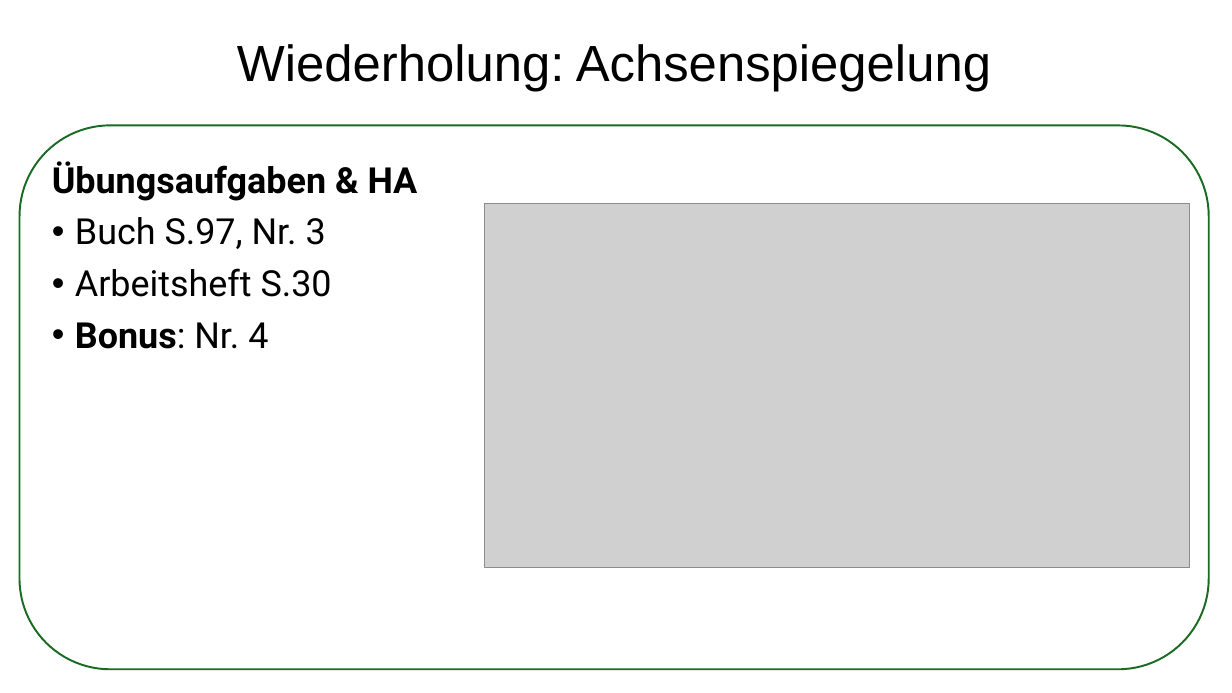
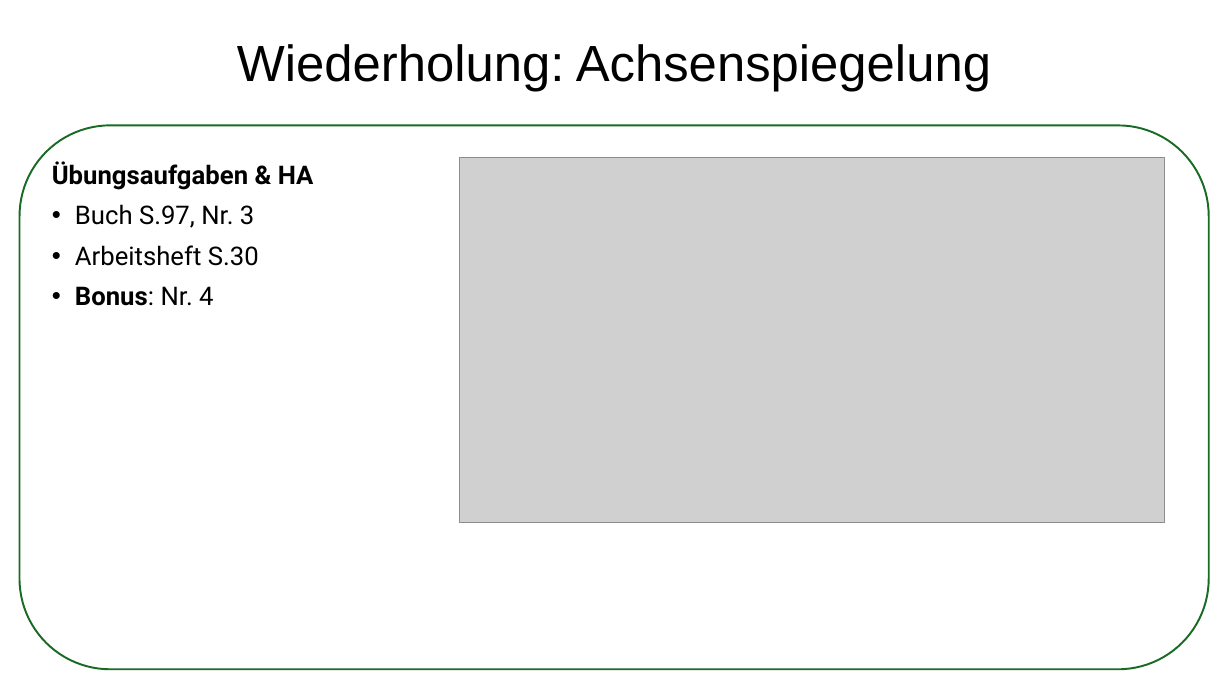
Before and after one commit to arvicodes/JohnnyMonkey, a slide deck: slide 8 of J-M-Reihen/Mathe/Klasse 7/Kap.3 - Geometrische Abbildungen/#_Reihenplan.pptx (slide 10 before the commit). Drawn at 1232x693 pixels with LibreOffice and Linux fonts; fonts in the diff are those of the drawing; grey boxes stand for pictures. Boxes give left, top, right and bottom in pixels: in the first picture for what was removed or moved away, otherwise in the second. Text is boxed around its words. In the diff, an @@ line names an element or a change of style, - is before the commit and + after.

```diff
--- a/J-M-Reihen/Mathe/Klasse 7/Kap.3 - Geometrische Abbildungen/#_Reihenplan.pptx
+++ b/J-M-Reihen/Mathe/Klasse 7/Kap.3 - Geometrische Abbildungen/#_Reihenplan.pptx
@@ text "Übungsaufgaben & HA" at <box>52,161,314,306</box>: size 28 to 20 pt @@
@@ picture: place and size @@
-picture at <box>485,203,1189,567</box>
+picture at <box>460,158,1165,522</box>
```
Also in this commit, not shown: 3 other slides changed, 2 slides removed, 22 other files.
